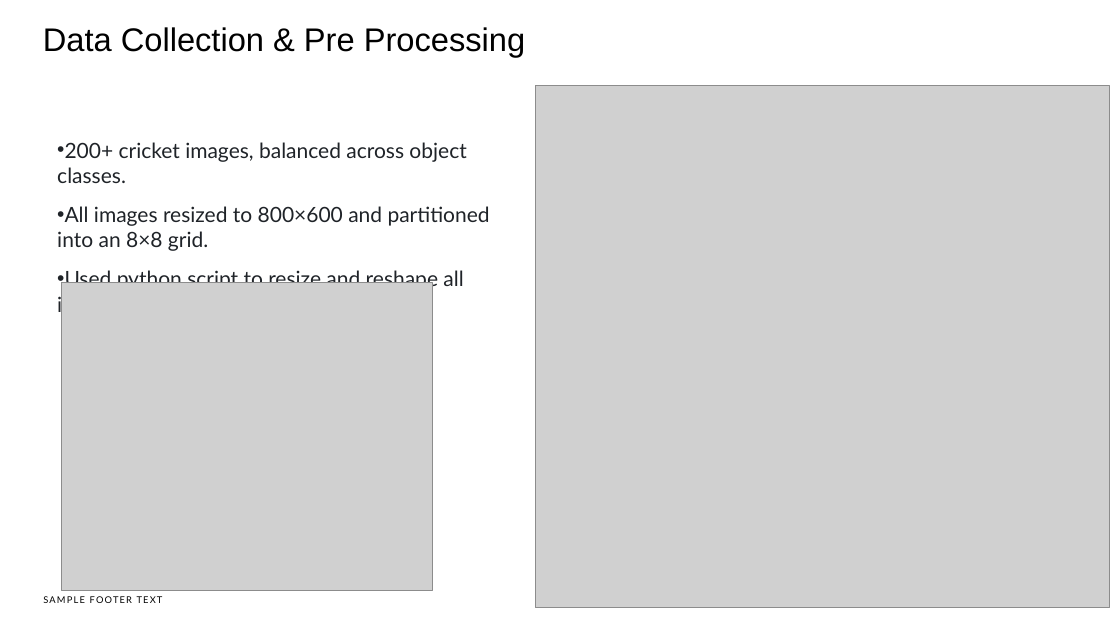
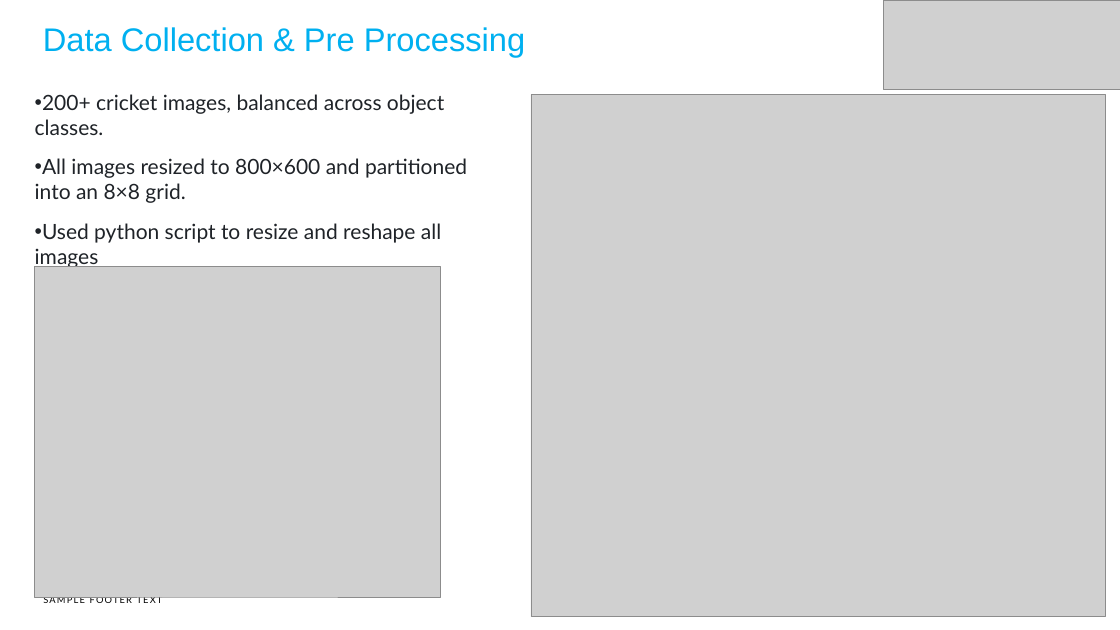
Before and after one commit to mepravintp/PG-IITB, a slide deck: slide 4 of cricket_object_detection/Group27-PMLProject.pptx. Drawn at 1120x630 pixels with LibreOffice and Linux fonts; fonts in the diff are those of the drawing; grey boxes stand for pictures. Boxes give left, top, right and bottom in pixels: in the first picture for what was removed or moved away, otherwise in the second. Text is boxed around its words. In the diff, an @@ line names an element or a change of style, - is before the commit and + after.

```diff
--- a/cricket_object_detection/Group27-PMLProject.pptx
+++ b/cricket_object_detection/Group27-PMLProject.pptx
@@ title "Data Collection & Pre Processing" at box(43, 27, 525, 57): text colour #000000 to #00B0F0 @@
@@ picture added at box(884, 0, 1120, 90) @@
@@ text "200+ cricket images, balanced across ...": place and size @@
-text "200+ cricket images, balanced across ..." at box(57, 142, 490, 316)
+text "200+ cricket images, balanced across ..." at box(35, 94, 467, 269)
@@ picture: place and size @@
-picture at box(535, 86, 1109, 607)
+picture at box(531, 95, 1105, 617)
@@ picture: place and size @@
-picture at box(61, 282, 432, 591)
+picture at box(34, 266, 440, 597)
```
Also in this commit, not shown: 10 other slides changed, 2 slides removed, 1 other file.
